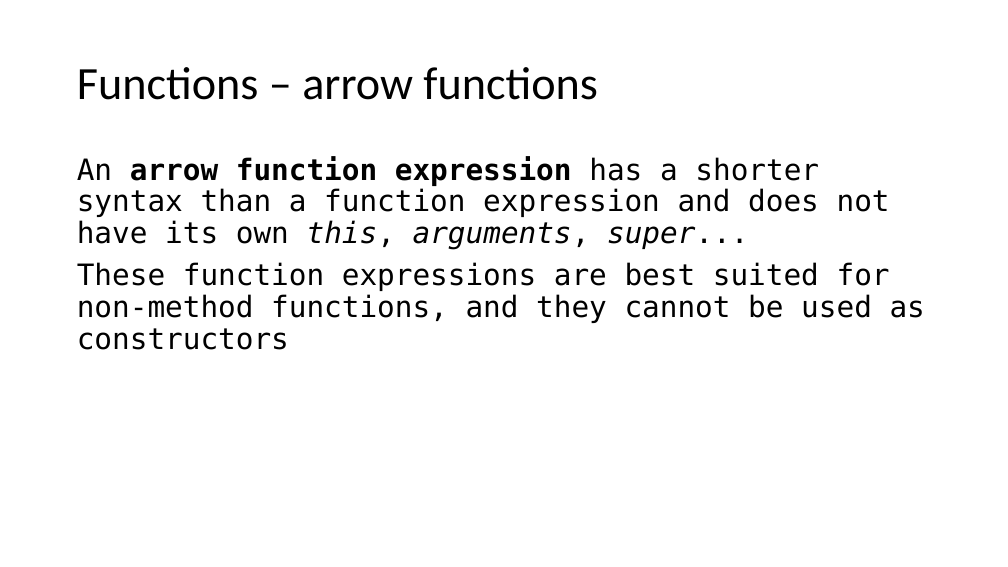
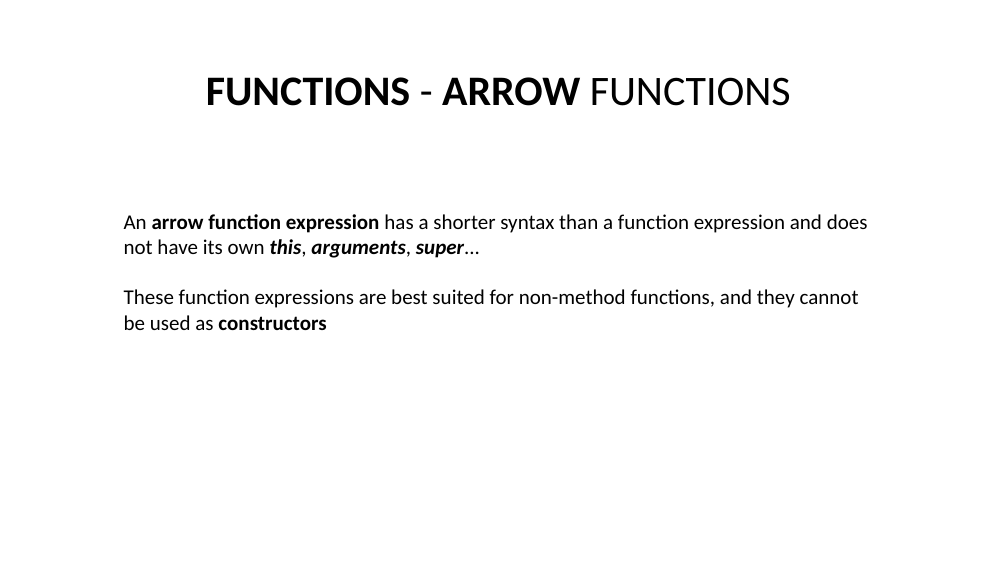
Before and after one commit to NickNaso/nodejs-tsw-2017, a slide deck: slide 26 of slides/nodejs-from-zero-to-hero.pptx (slide 27 before the commit). Drawn at 1008x567 pixels with LibreOffice and Linux fonts; fonts in the diff are those of the drawing. Boxes give left, top, right and bottom in pixels: in the first picture for what was removed or moved away, otherwise in the second. Text is boxed around its words. In the diff, an @@ line names an element or a change of style, - is before the commit and + after.

```diff
--- a/slides/nodejs-from-zero-to-hero.pptx
+++ b/slides/nodejs-from-zero-to-hero.pptx
@@ text "FUNCTIONS - ARROW FUNCTIONS" at box(206, 77, 791, 106): vertical alignment middle to top @@
@@ text at box(206, 77, 791, 106): text changed; size 44 to 40 pt; bold on @@
-Functions – arrow functions
+FUNCTIONS - ARROW FUNCTIONS
@@ text "An arrow function expression has ...": place and size @@
-text "An arrow function expression has ..." at box(77, 156, 925, 350)
+text "An arrow function expression has ..." at box(124, 214, 868, 330)
@@ text "An arrow function expression has ..." at box(124, 214, 868, 330): size 28 to 20 pt, font DejaVu Sans Mono to Calibri; bold on in "this, arguments, super...", "constructors"; line spacing 0.9 to 1; less space between paragraphs @@
```
Also in this commit, not shown: 11 other slides changed, 7 slides added, 8 slides removed, 1 other file.
